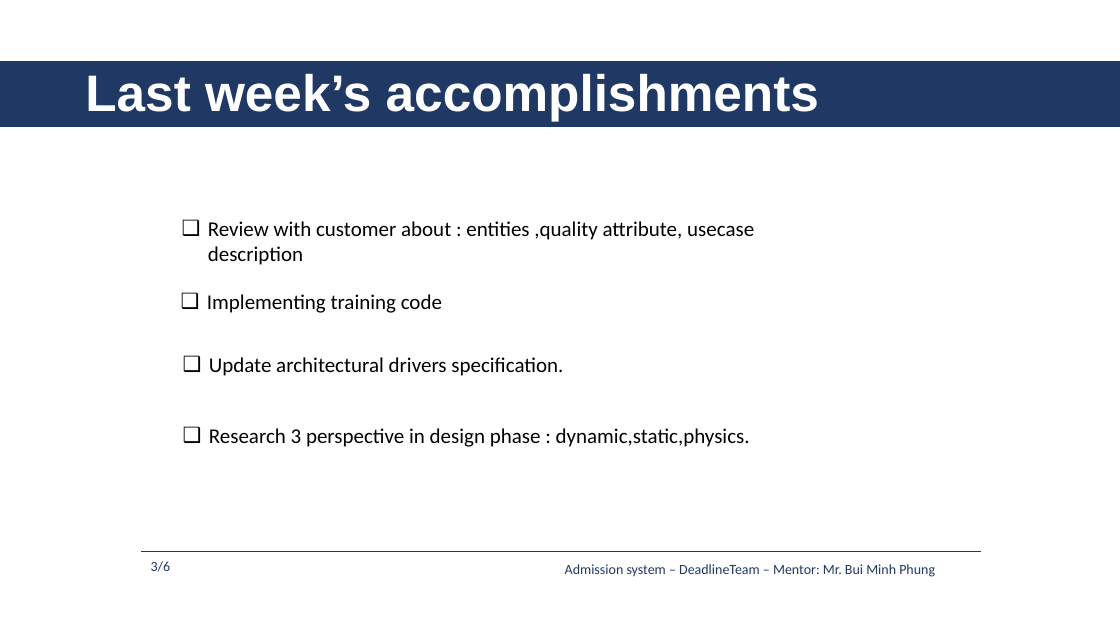
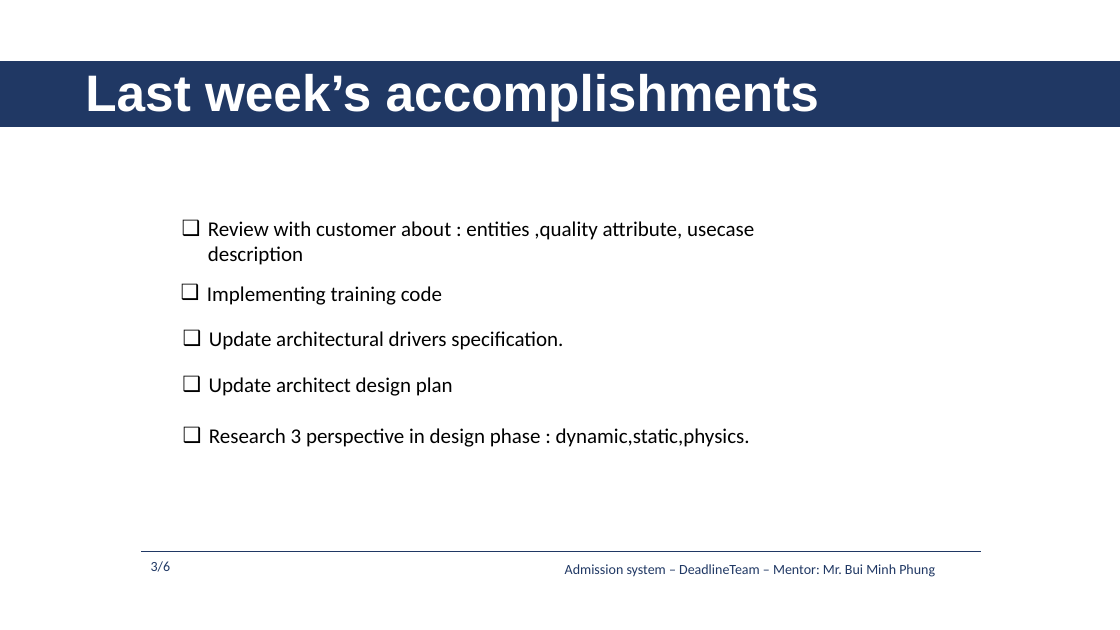
Before and after one commit to daotk/cap-deadline, a slide deck: slide 3 of 9. Presentation/AS_DeadlineTeam_Week9.pptx. Drawn at 1120x630 pixels with LibreOffice and Linux fonts; fonts in the diff are those of the drawing. Boxes give left, top, right and bottom in pixels: in the first picture for what was removed or moved away, otherwise in the second. Text is boxed around its words. In the diff, an @@ line names an element or a change of style, - is before the commit and + after.

```diff
--- a/9. Presentation/AS_DeadlineTeam_Week9.pptx
+++ b/9. Presentation/AS_DeadlineTeam_Week9.pptx
@@ text "Implementing training code": place and size @@
-text "Implementing training code" at [207,294,442,313]
+text "Implementing training code" at [207,286,442,305]
@@ text "Update architectural drivers specification.": place and size @@
-text "Update architectural drivers specification." at [209,357,563,376]
+text "Update architectural drivers specification." at [209,331,563,350]
@@ text added at [209,377,453,396], 18 pt, text #000000 @@
+❑ Update architect design plan
```
Also in this commit, not shown: 1 other slide changed.
